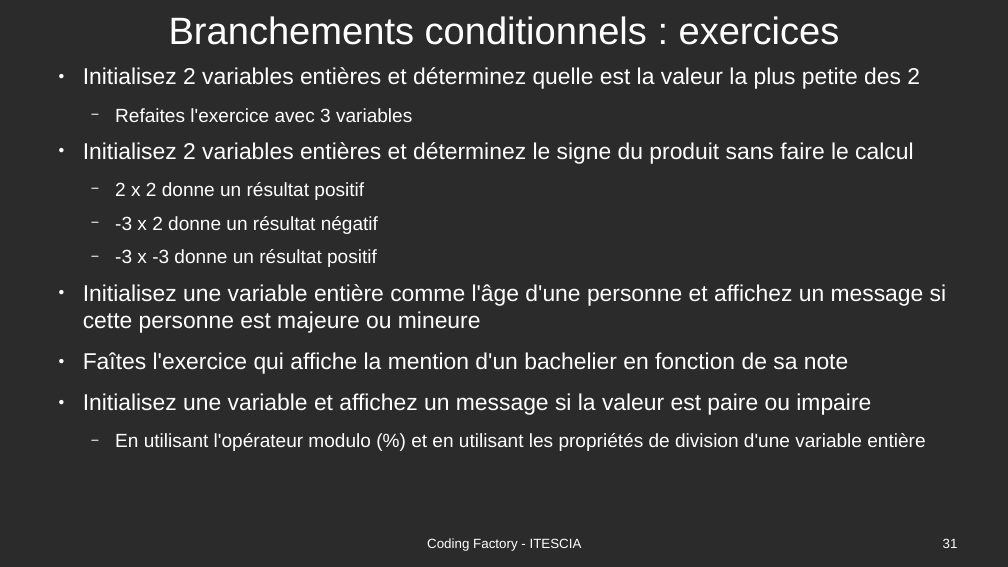
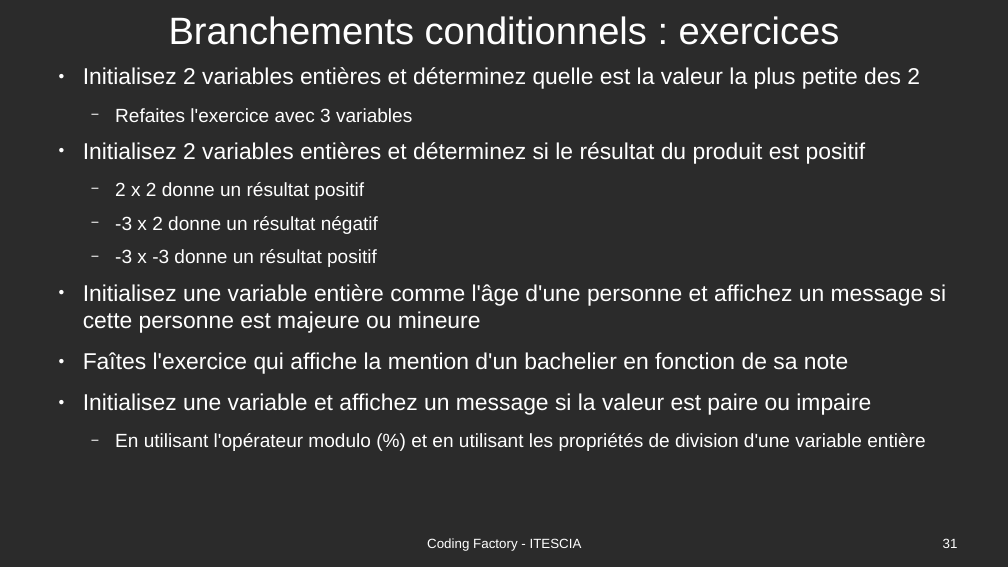
Before and after one commit to Romuald78/codingdojo_studentplugin, a slide deck: slide 31 of resources/doc/piscine_codingfactory-cours.odp. Drawn at 1008x567 pixels with LibreOffice and Linux fonts; fonts in the diff are those of the drawing; background and template pictures are left out; a plain dark background stands for a picture behind light text. Boxes give left, top, right and bottom in pixels: in the first picture for what was removed or moved away, otherwise in the second. Text is boxed around its words. In the diff, an @@ line names an element or a change of style, - is before the commit and + after.

```diff
--- a/resources/doc/piscine_codingfactory-cours.odp
+++ b/resources/doc/piscine_codingfactory-cours.odp
@@ text at <box>83,142,866,164</box>: text changed @@
-● Initialisez 2 variables entières et déterminez le signe du produit sans faire le calcul
+● Initialisez 2 variables entières et déterminez si le résultat du produit est positif
```
Also in this commit, not shown: 1 other slide changed, 1 other file.
